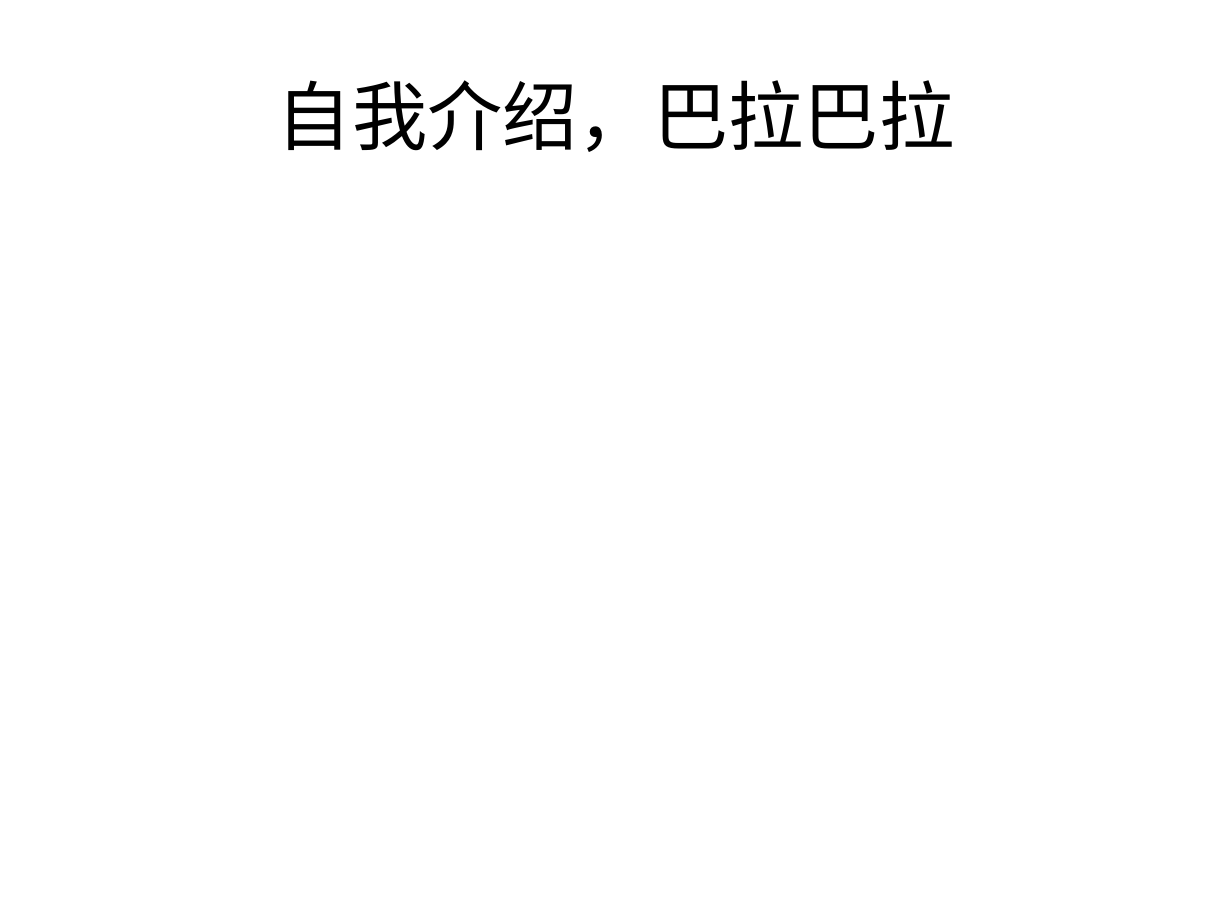
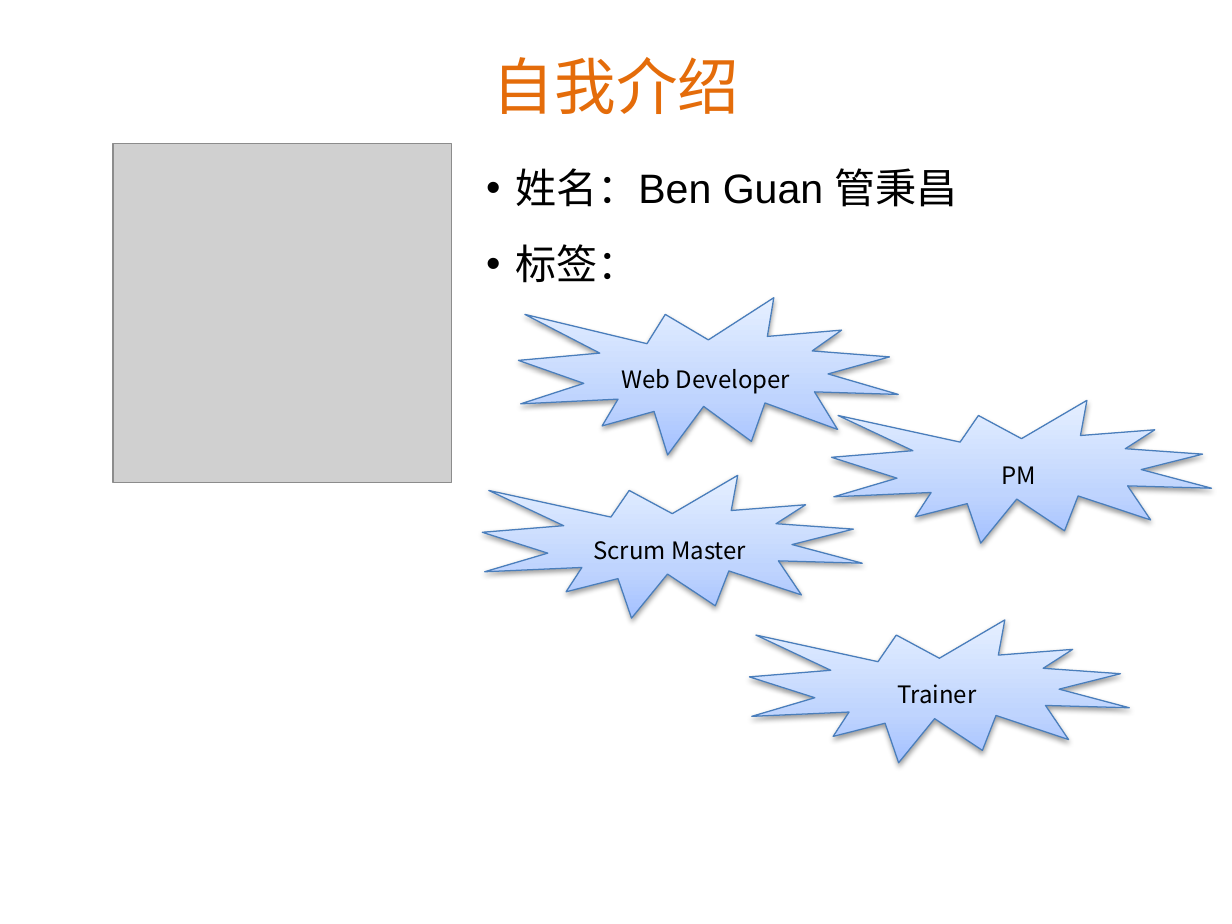
Before and after one commit to Benguan/document, a slide deck: slide 1 of 上大培训：scrum和vs2012 部分.pptx. Drawn at 1232x924 pixels with LibreOffice and Linux fonts; fonts in the diff are those of the drawing; grey boxes stand for pictures; background and template pictures are left out. Boxes give left, top, right and bottom in pixels: in the first picture for what was removed or moved away, otherwise in the second. Text is boxed around its words. In the diff, an @@ line names an element or a change of style, - is before the commit and + after.

Commit message:
update

```diff
--- a/上大培训：scrum和vs2012 部分.pptx
+++ b/上大培训：scrum和vs2012 部分.pptx
@@ title at box(493, 57, 739, 114): text changed; size 44 to 36 pt; font Arial to Noto Sans CJK SC; text colour #000000 to #E46C0A @@
-自我介绍，巴拉巴拉
+自我介绍
@@ picture added at box(113, 144, 452, 483) @@
@@ text added at box(515, 168, 958, 207), 24 pt, text #000000 @@
+  • 姓名：Ben Guan 管秉昌
@@ text added at box(515, 244, 638, 283), 24 pt, text #000000 @@
+  • 标签：
@@ irregular seal added at box(519, 298, 898, 456), fill gradient #A4C4FF to #BFD4FF to #E6EEFF, outline #4B7EBC 0.75 pt, 14 pt, text #000000 @@
+Web Developer
@@ irregular seal added at box(832, 400, 1211, 543), fill gradient #A4C4FF to #BFD4FF to #E6EEFF, outline #4B7EBC 0.75 pt, 14 pt, text #000000 @@
+PM
@@ irregular seal added at box(483, 476, 862, 618), fill gradient #A4C4FF to #BFD4FF to #E6EEFF, outline #4B7EBC 0.75 pt, 14 pt, text #000000 @@
+Scrum Master
@@ irregular seal added at box(749, 620, 1129, 763), fill gradient #A4C4FF to #BFD4FF to #E6EEFF, outline #4B7EBC 0.75 pt, 14 pt, text #000000 @@
+Trainer
```
Also in this commit, not shown: 2 other slides changed.
